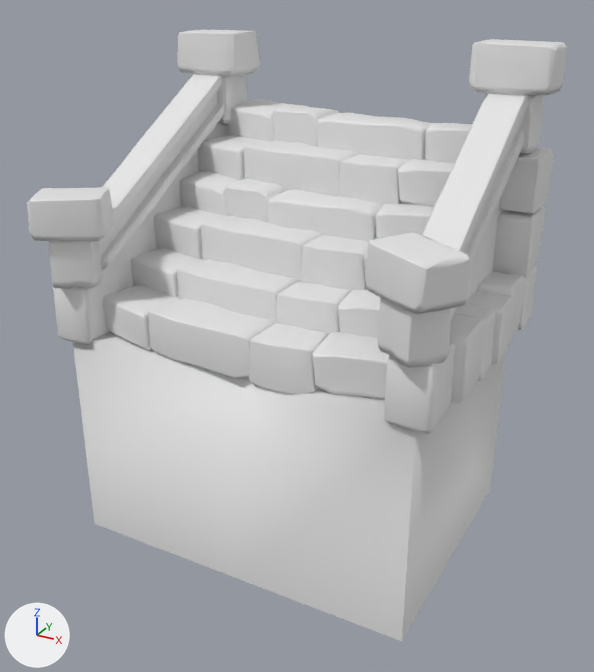
Two versions of the FBX model Models/Platform_Stair.fbx, one commit apart.
Rendered twice from a 50 mm camera at (15.5, -43.9, 44.3) aimed at (-14.0, 9.7, 17.5). The lights are fixed; the arrows at lower left show +X, +Y and +Z. Materials are left out; every surface is plain grey.

In view in the first picture: 'Brick_LP.026'.
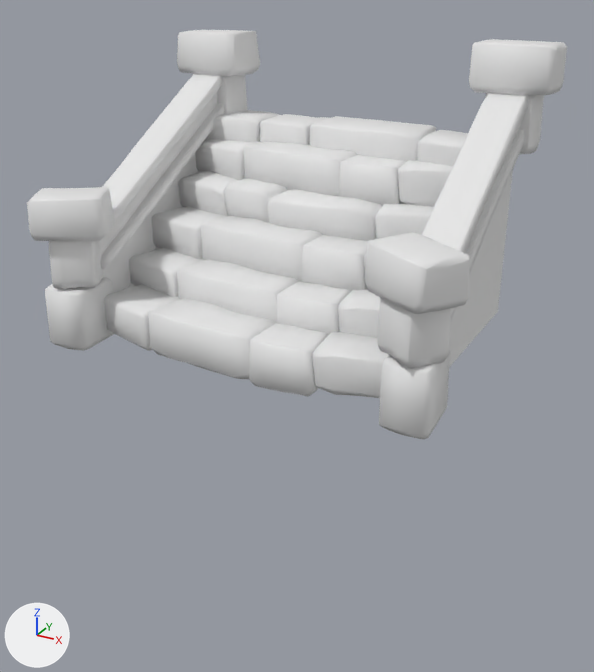
The newer file is also rescaled (x0.788), turned or shifted as a whole; pictures and numbers use the older file's frame.

Pixel boxes [x1, y1, x2, y2] of what changed, in the pictures (594 x 672 px; the box of a moved part takes in the faces that stretch with it):
```json
{"object": "Brick_LP.026", "change": "reshaped", "before": [27, 30, 567, 641], "after": [27, 30, 567, 440], "on screen": "33% shorter"}
{"part": 1, "of": "me_cube_059", "change": "moved or reshaped", "before": [384, 343, 455, 434], "after": [379, 349, 451, 440]}
{"part": 2, "of": "me_cube_059", "change": "moved or reshaped", "before": [53, 277, 121, 345], "after": [45, 277, 114, 351]}
{"part": 3, "of": "me_cube_059", "change": "moved or reshaped", "before": [517, 265, 537, 330], "after": [417, 130, 468, 166]}
{"part": 4, "of": "me_cube_059", "change": "rebuilt", "before": [317, 113, 431, 160], "after": [309, 116, 436, 162], "on screen": "11% wider"}
{"part": 5, "of": "me_cube_059", "change": "rebuilt", "before": [272, 104, 339, 147], "after": [260, 114, 330, 145]}
{"part": 6, "of": "me_cube_059", "change": "rebuilt", "before": [73, 331, 506, 641], "after": [102, 152, 513, 366]}
{"part": 7, "of": "me_cube_059", "change": "added", "after": [205, 110, 280, 143]}
{"part": 8, "of": "me_cube_059", "change": "deleted", "before": [425, 123, 554, 403]}
{"part": 9, "of": "me_cube_059", "change": "cut back", "before": [100, 99, 293, 290], "after": [253, 142, 290, 145]}
```

The change, as JSON lines over the scene's bpy script:
```json
{"block": "me_cube_059", "where": "# used by ob_brick_lp_026; location = (0.0, 0.0, 0.0)"}
{"op": "remove", "block": "me_cube_059", "code": "me_cube_059.from_pydata(...)  # 3383 vertices, 3470 faces; spans x -31.3..2.5, y -2.6..23.8, z 0.0..39.8"}
{"op": "add", "block": "me_cube_059", "code": "me_cube_059.from_pydata(...)  # 2504 vertices, 2582 faces; spans x -31.3..2.5, y -2.6..22.5, z 17.5..39.8"}
{"block": "me_cube_059", "change": "me_cube_059 part 1: the loose piece of 62 vertices spanning x -2.2..1.1, y -0.6..4.1, z 17.5..22.5 is moved by (0.0, -0.8, 0.0)"}
{"block": "me_cube_059", "change": "me_cube_059 part 2: the loose piece of 62 vertices spanning x -30.3..-26.9, y -0.6..4.1, z 17.5..22.5 is moved by (0.2, -1.1, 0.0)"}
{"block": "me_cube_059", "change": "me_cube_059 part 3: the loose piece of 62 vertices spanning x -1.1..1.7, y 18.9..23.0, z 17.5..22.4 is multiplied about its middle by the matrix ((0.0, 0.0, 1.332), (1.8, 0.0, 0.0), (0.0, 0.759, 0.0)), then moved by (-4.5, -1.7, 11.3)"}
{"block": "me_cube_059", "change": "me_cube_059 part 4: the loose piece of 62 vertices spanning x -16.5..-7.0, y 16.9..22.0, z 30.1..33.7 is rebuilt with 62 vertices and now spans x -17.0..-7.3, y 16.8..21.8, z 29.7..33.1"}
{"block": "me_cube_059", "change": "me_cube_059 part 5: the loose piece of 62 vertices spanning x -20.9..-16.1, y 17.1..22.0, z 30.4..34.0 is rebuilt with 62 vertices and now spans x -21.8..-17.0, y 16.9..21.9, z 29.5..33.0"}
{"block": "me_cube_059", "change": "me_cube_059 part 6: the loose piece of 19 vertices spanning x -29.0..0.0, y 0.0..22.0, z 0.0..32.0 is rebuilt with 24 vertices and now spans x -28.3..-0.9, y 2.0..21.2, z 18.1..36.1"}
{"block": "me_cube_059", "change": "me_cube_059 part 7: a new loose piece of 62 vertices spanning x -28.3..-21.8, y 16.7..21.7, z 29.9..33.0"}
{"block": "me_cube_059", "change": "me_cube_059 part 8: 16 loose pieces with 876 vertices, spanning x -30.8..1.9, y 1.3..23.5, z 17.5..35.1, are deleted"}
{"block": "me_cube_059", "change": "me_cube_059 part 9"}
{"block": "me_cube_059", "change": "70 vertices are removed from x -27.9..-20.3, y 1.5..23.8, z 17.9..35.1"}
{"block": "me_cube_059", "change": "66 faces are deleted"}
{"block": "me_cube_059", "change": "6 vertices move from x -21.0..-20.5, y 17.9..18.4, z 30.7..31.3 to x -21.0..-20.5, y 17.3..18.1, z 30.7..31.3"}
```
